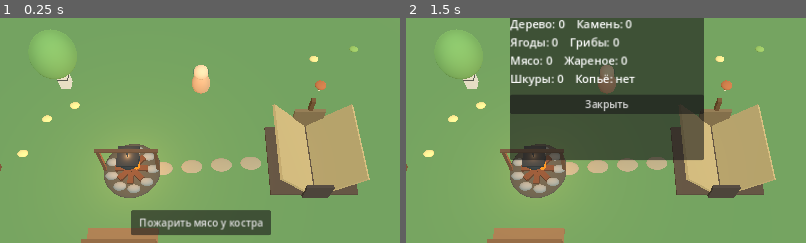
Above: before the commit, frames 1-2 (left to right).
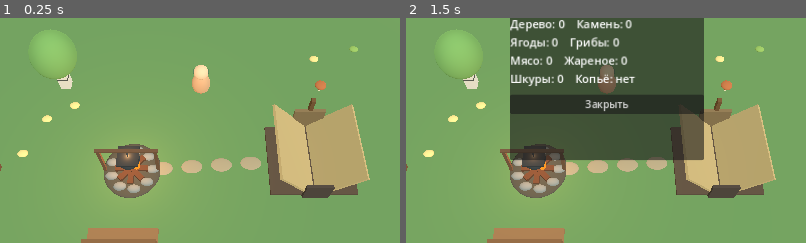
Above: after the commit, the same moments.

Repository: hjz2tz7cgv-ctrl/DikiyKrayGodot
Game: Godot game, scene res://scenes/main.tscn
The game is run twice, just before and just after one commit, with the same random seed, the same clock (stepped at 60 frames per second) and the same inputs.
Inputs (mouse positions are % of the whole screen's width and height, from its top left):
- Up to frame 1 (0.25 s): no input
- Up to frame 2 (1.5 s): click (50, 82) at 0.5 s, where only the run before the commit has a clickable "Пожарить мясо у костра"; click "Рюкзак" at 1.25 s
The pictures show only the part of the screen within x 25-75%, y 36-86%; the shares and areas given below are measured in that part.

The runs differ from the first frame. In frame 1, 3.9% of the frame differs, in the area x 32-68%, y 85-97%; in frame 2, nothing differs.

Commit message:
Add files via upload

Diff:
--- a/scripts/main.gd
+++ b/scripts/main.gd
@@ -736,13 +736,13 @@
         else:
             status_message = "Во фляге нет воды"
     elif kind == "water":
-        if here.distance_to(LAKE_CENTER) <= LAKE_RADIUS + 4.5:
+        if here.distance_to(LAKE_CENTER) <= LAKE_RADIUS + 1.3:
             water_portions = mini(5, water_portions + 1)
             status_message = "Набрана вода во флягу (%d/5)" % water_portions
         else:
             status_message = "Подойди к берегу озера"
     elif kind == "cook":
-        if here.distance_to(FIRE_POS) > 5.5:
+        if here.distance_to(FIRE_POS) > 3.2:
             status_message = "Готовить мясо можно только у костра"
         elif inventory["meat"] < 1 or inventory["wood"] < 1:
             status_message = "Для жарки нужны 1 мясо и 1 дерево"
@@ -827,18 +827,18 @@
     var here := Vector2(player.global_position.x, player.global_position.z)
     # Палатка — отдельное действие при приближении, как костёр и озеро.
     # Проверяем её первой, чтобы другие ресурсы не скрывали кнопку отдыха.
-    if here.distance_to(TENT_POS) <= 4.0:
+    if here.distance_to(TENT_POS) <= 2.8:
         nearby_action_kind = "tent"
         nearby_button.text = "Отдохнуть в палатке"
-    elif here.distance_to(FIRE_POS) <= 5.5:
+    elif here.distance_to(FIRE_POS) <= 3.2:
         nearby_action_kind = "cook"
         nearby_button.text = "Пожарить мясо у костра"
-    elif here.distance_to(LAKE_CENTER) <= LAKE_RADIUS + 4.5:
+    elif here.distance_to(LAKE_CENTER) <= LAKE_RADIUS + 1.3:
         nearby_action_kind = "water"
         nearby_button.text = "Набрать воды"
     else:
         var closest_drop := -1
-        var drop_distance := 3.2
+        var drop_distance := 2.0
         for i in range(drops.size()):
             var d: float = here.distance_to(drops[i]["pos"])
             if d < drop_distance:
@@ -872,7 +872,7 @@
     var selected: int = nearby_action_index
     if chosen == "tent":
         var here := Vector2(player.global_position.x, player.global_position.z)
-        if here.distance_to(TENT_POS) <= 4.0:
+        if here.distance_to(TENT_POS) <= 2.8:
             _show_sleep_panel()
         else:
             status_message = "Подойди ближе к палатке"
@@ -884,7 +884,7 @@
         if selected >= 0 and selected < drops.size():
             var pos: Vector2 = drops[selected]["pos"]
             var here := Vector2(player.position.x, player.position.z)
-            if here.distance_to(pos) <= 4.0:
+            if here.distance_to(pos) <= 2.1:
                 _pickup_index(selected)
             else:
                 status_message = "Подойди ближе к предмету"
@@ -892,7 +892,7 @@
         if selected >= 0 and selected < resources.size() and bool(resources[selected]["alive"]):
             var pos: Vector2 = resources[selected]["pos"]
             var here := Vector2(player.position.x, player.position.z)
-            if here.distance_to(pos) <= 4.6:
+            if here.distance_to(pos) <= 2.9:
                 pending_index = -1
                 pending_kind = ""
                 _begin_mining(selected)
@@ -903,7 +903,7 @@
 
 func _nearest_resource() -> int:
     var closest := -1
-    var best := 4.5
+    var best := 2.8
     var p := Vector2(player.position.x, player.position.z)
     for i in range(resources.size()):
         if not resources[i]["alive"]:
@@ -1156,7 +1156,7 @@
         if nearest >= 0:
             _begin_mining(nearest)
     if mining_active:
-        if target_resource < 0 or not resources[target_resource]["alive"] or Vector2(player.position.x, player.position.z).distance_to(resources[target_resource]["pos"]) > 4.6:
+        if target_resource < 0 or not resources[target_resource]["alive"] or Vector2(player.position.x, player.position.z).distance_to(resources[target_resource]["pos"]) > 3.0:
             _stop_mining()
             status_message = "Слишком далеко — добыча прервана"
             _update_ui()
